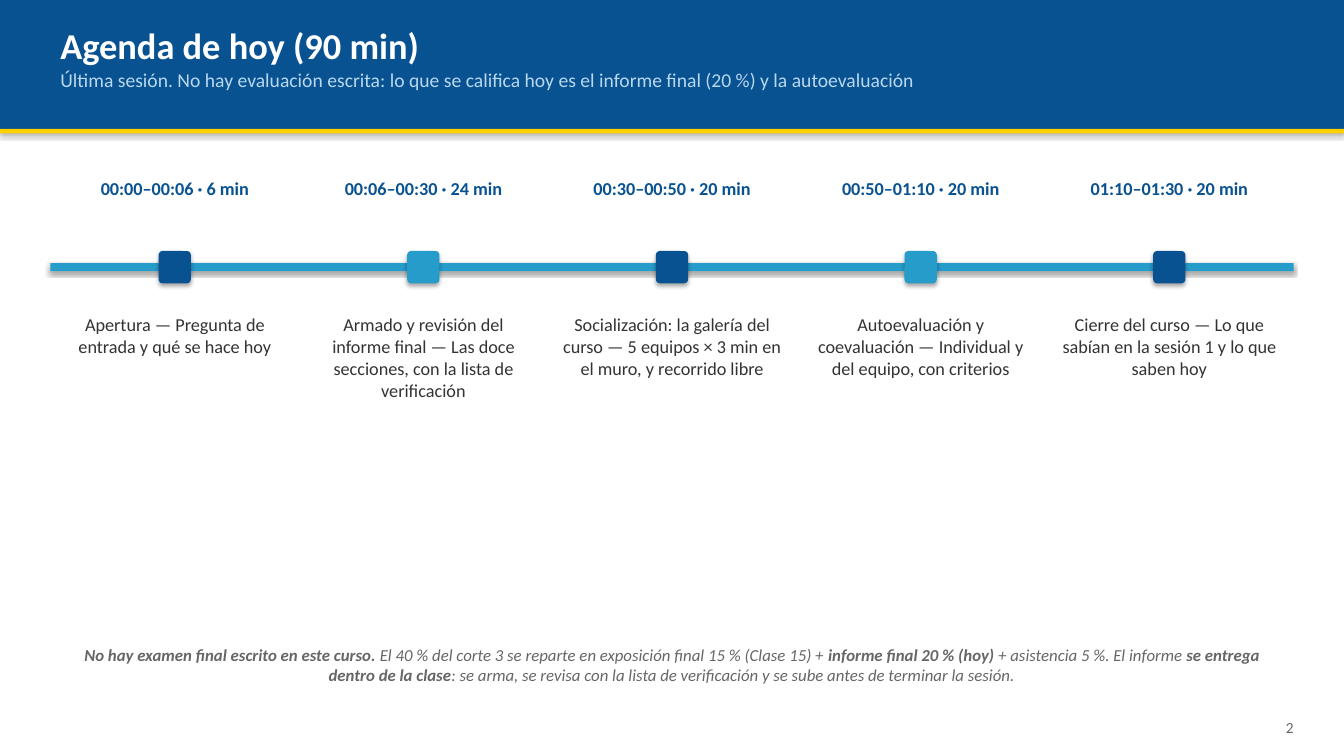
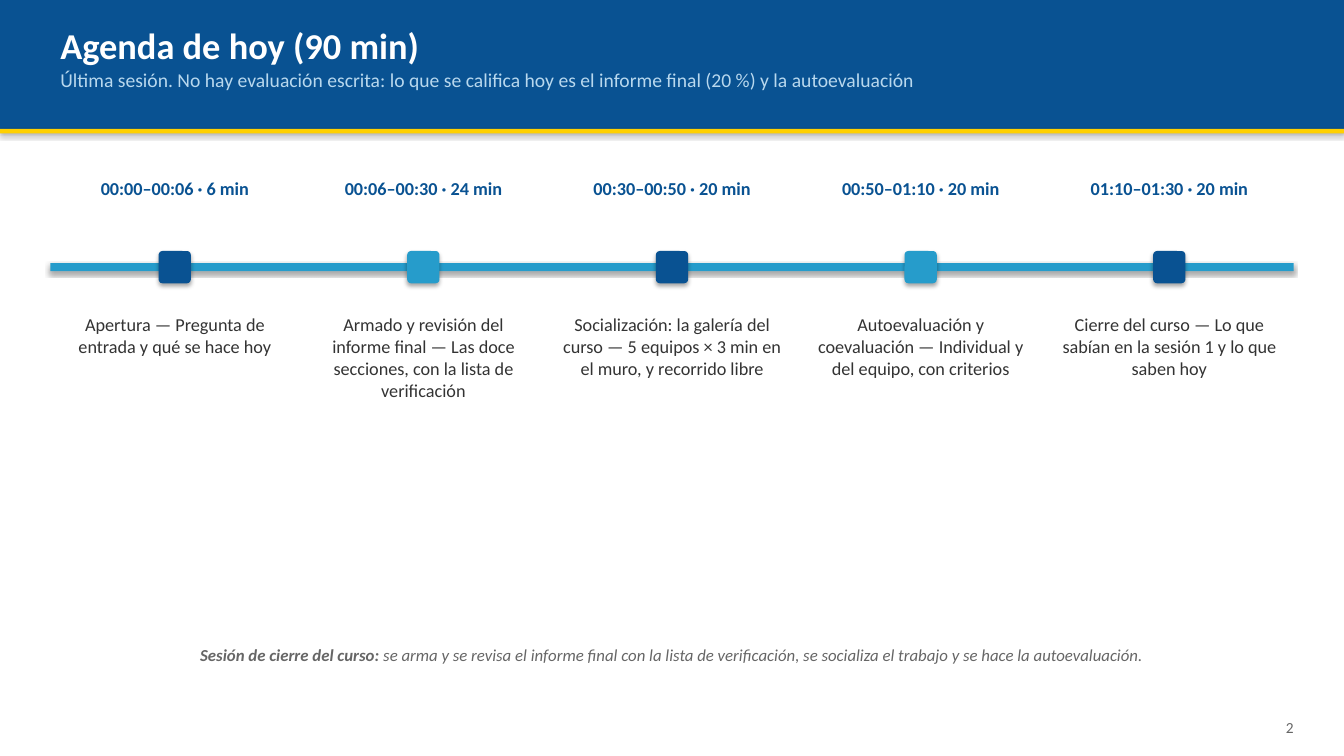
Before and after one commit to AndresDFX/UNIAJ, a slide deck: slide 2 of Introduccion a la Ingenieria/Clases/Clase 16 - Socializacion y evaluacion final del curso/Presentacion.pptx. Drawn at 1344x756 pixels with LibreOffice and Linux fonts; fonts in the diff are those of the drawing. Boxes give left, top, right and bottom in pixels: in the first picture for what was removed or moved away, otherwise in the second. Text is boxed around its words. In the diff, an @@ line names an element or a change of style, - is before the commit and + after.

```diff
--- a/Introduccion a la Ingenieria/Clases/Clase 16 - Socializacion y evaluacion final del curso/Presentacion.pptx
+++ b/Introduccion a la Ingenieria/Clases/Clase 16 - Socializacion y evaluacion final del curso/Presentacion.pptx
@@ text at [200,649,1143,664]: text changed @@
-No hay examen final escrito en este curso. El 40 % del corte 3 se reparte en exposición final 15 % (Clase 15) + informe final 20 % (hoy) + asistencia 5 %. El informe se entrega dentro de la clase: se arma, se revisa con la lista de verificación y se sube antes de terminar la sesión.
+Sesión de cierre del curso: se arma y se revisa el informe final con la lista de verificación, se socializa el trabajo y se hace la autoevaluación.
```
Also in this commit, not shown: 12 other files.
